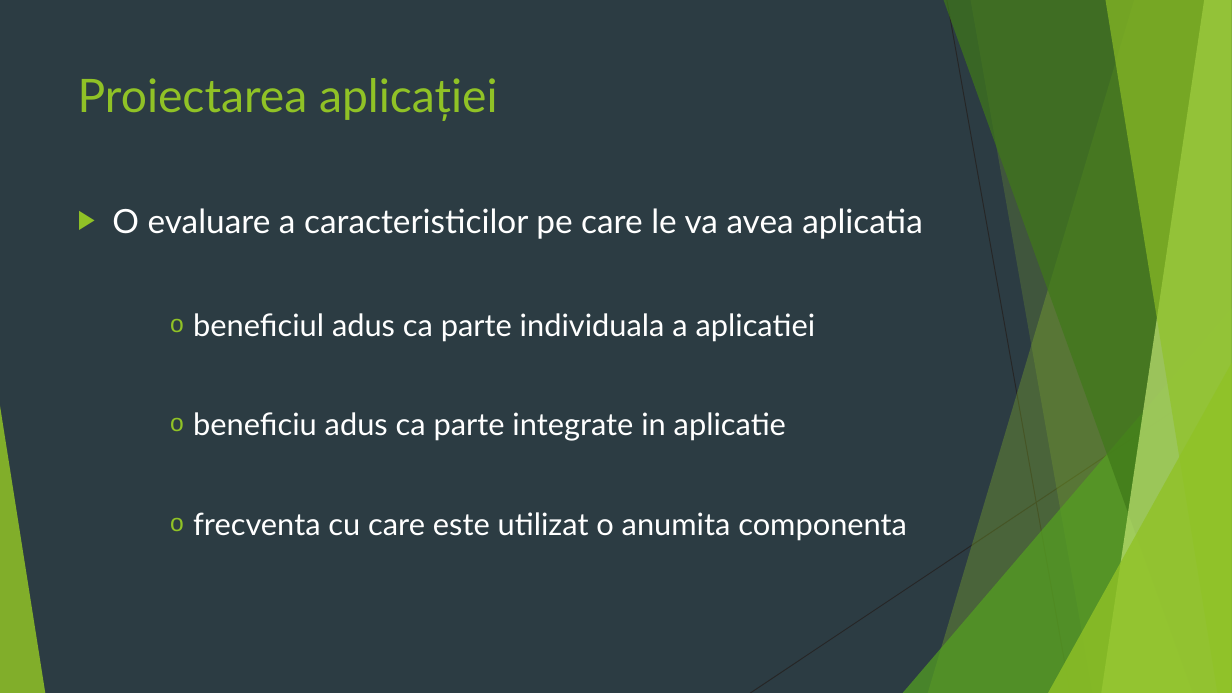
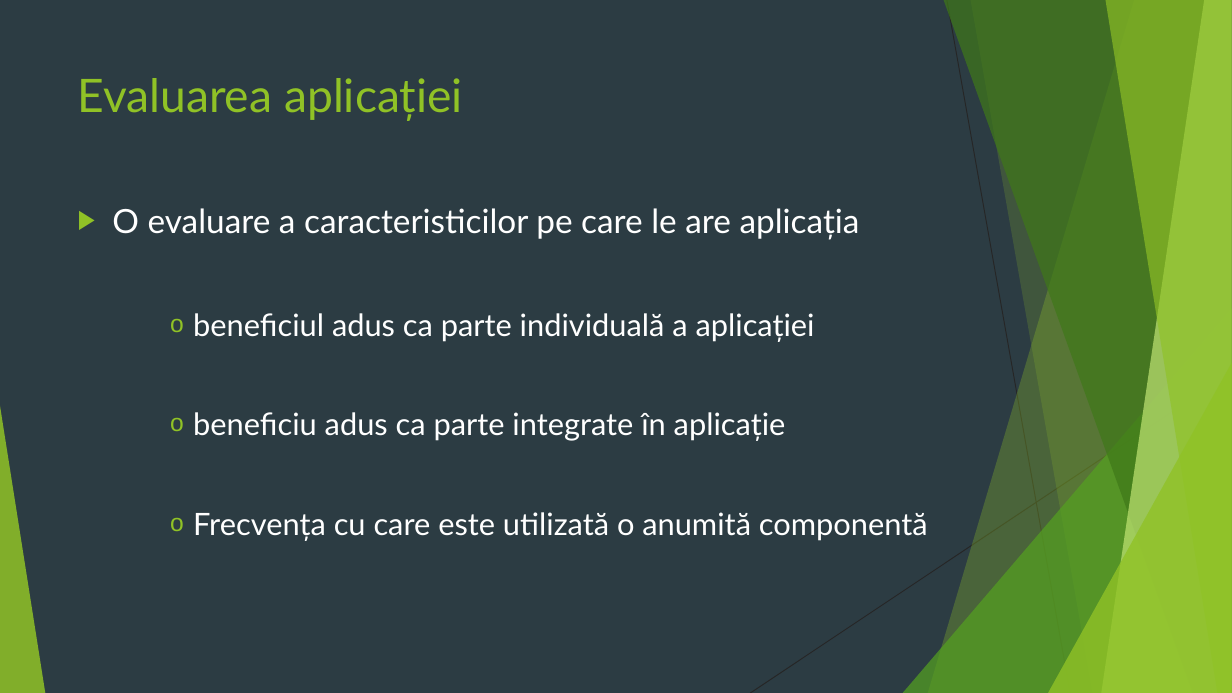
Before and after one commit to Samiicu/lucrareLicentaInformatica2020, a slide deck: slide 30 of Licenta2020BocicuSamuelEmanuel/prezentareLicenta.pptx (slide 7 before the commit). Drawn at 1232x693 pixels with LibreOffice and Linux fonts; fonts in the diff are those of the drawing. Boxes give left, top, right and bottom in pixels: in the first picture for what was removed or moved away, otherwise in the second. Text is boxed around its words. In the diff, an @@ line names an element or a change of style, - is before the commit and + after.

```diff
--- a/Licenta2020BocicuSamuelEmanuel/prezentareLicenta.pptx
+++ b/Licenta2020BocicuSamuelEmanuel/prezentareLicenta.pptx
@@ title at bbox=[78, 78, 463, 121]: text changed @@
-Proiectarea aplicației
+Evaluarea aplicației
@@ text at bbox=[112, 208, 928, 541]: text changed @@
-▶ O evaluare a caracteristicilor pe care le va avea aplicatia
-    o beneficiul adus ca parte individuala a aplicatiei
-    o beneficiu adus ca parte integrate in aplicatie
-    o frecventa cu care este utilizat o anumita componenta
+▶ O evaluare a caracteristicilor pe care le are aplicația
+    o beneficiul adus ca parte individuală a aplicației
+    o beneficiu adus ca parte integrate în aplicație
+    o Frecvența cu care este utilizată o anumită componentă
```
Also in this commit, not shown: 9 other slides changed, 23 slides added, 1 slide removed.
